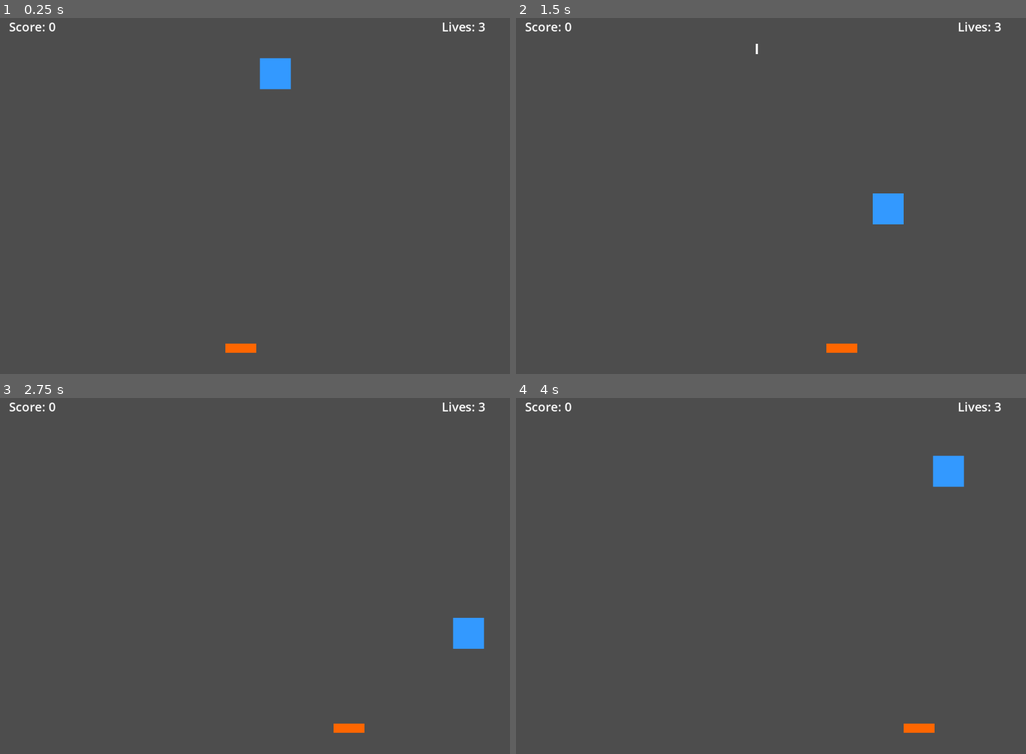
Above: before the commit, frames 1-4 (two rows, left to right).
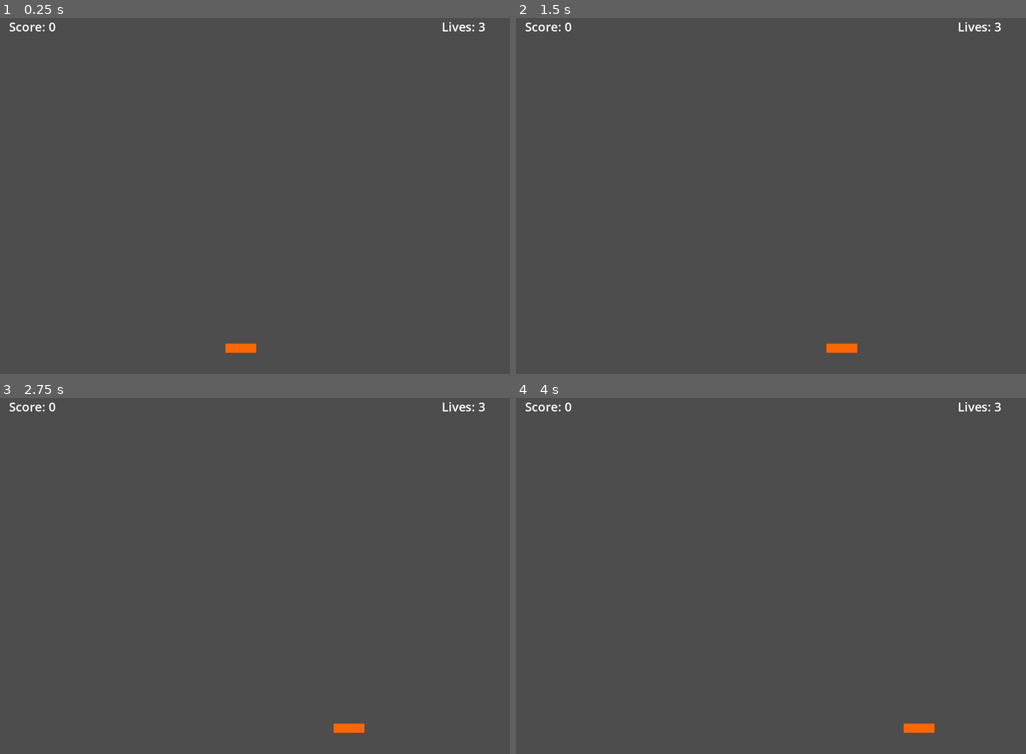
Above: after the commit, the same moments.

Repository: dimefsta/supabangbang
Game: Godot game, scene res://scenes/Main.tscn
The game is run twice, just before and just after one commit, with the same random seed, the same clock (stepped at 60 frames per second) and the same inputs. The project has no main scene, so this scene is started directly.
Inputs:
- Up to frame 1 (0.25 s): no input
- Up to frame 2 (1.5 s): tap Enter (ui_accept) at 0.5, 0.77, 0.8, 1.07, 1.35 s; hold Right (ui_right) 0.53-1.28 s; tap Space at 0.6 s; hold Left (ui_left) from 1.28 s (still down)
- Up to frame 3 (2.75 s): tap Enter (ui_accept) at 1.52, 1.82, 2.3 s; tap Space at 1.55, 2.1 s; release Left (ui_left) at 2.03 s; hold Right (ui_right) from 2.03 s (still down)
- Up to frame 4 (4 s): tap Space at 2.85 s; tap Enter (ui_accept) at 3.02, 3.32, 3.6, 3.77 s; release Right (ui_right) at 3.53 s; hold Left (ui_left) from 3.53 s (still down)

The runs differ from the first frame. In frame 1, 0.5% of the frame differs, in the area x 50-58%, y 11-21%; in frame 2, 0.5%; in frame 3, 0.5%; in frame 4, 0.5%.
Error after the commit: Parse Error: Static function "is_key_just_pressed()" not found in base "GDScriptNativeClass". (res://scripts/Main.gd:28)

Commit message:
Fix harpoon shooting, harpoon visual (thin line), balls as circles, input mapping

Diff:
--- a/godot/scenes/Ball.tscn
+++ b/godot/scenes/Ball.tscn
@@ -1,19 +1,6 @@
-[gd_scene load_steps=3 format=3 uid="uid://ball"]
+[gd_scene load_steps=2 format=3 uid="uid://ball"]
 
 [ext_resource type="Script" path="res://scripts/Ball.gd" id="1"]
 
-[sub_resource type="CircleShape2D" id="1"]
-radius = 30.0
-
-[node name="Ball" type="Area2D"]
+[node name="Ball" type="Node2D"]
 script = ExtResource("1")
-
-[node name="CollisionShape2D" type="CollisionShape2D" parent="."]
-shape = SubResource("1")
-
-[node name="Visual" type="ColorRect" parent="."]
-offset_left = -30.0
-offset_top = -30.0
-offset_right = 30.0
-offset_bottom = 30.0
-color = Color(0.2, 0.6, 1, 1)
--- a/godot/scenes/Harpoon.tscn
+++ b/godot/scenes/Harpoon.tscn
@@ -1,19 +1,6 @@
-[gd_scene load_steps=3 format=3 uid="uid://harpoon"]
+[gd_scene load_steps=2 format=3 uid="uid://harpoon"]
 
 [ext_resource type="Script" path="res://scripts/Harpoon.gd" id="1"]
 
-[sub_resource type="RectangleShape2D" id="1"]
-size = Vector2(4, 20)
-
-[node name="Harpoon" type="Area2D"]
+[node name="Harpoon" type="Node2D"]
 script = ExtResource("1")
-
-[node name="CollisionShape2D" type="CollisionShape2D" parent="."]
-shape = SubResource("1")
-
-[node name="Visual" type="ColorRect" parent="."]
-offset_left = -2.0
-offset_top = -10.0
-offset_right = 2.0
-offset_bottom = 10.0
-color = Color(1, 1, 1, 1)
--- a/godot/scripts/Ball.gd
+++ b/godot/scripts/Ball.gd
@@ -1,4 +1,6 @@
-extends Area2D
+extends Node2D
+
+# Ball drawn as a circle, bounces with gravity, splits when hit
 
 const SCREEN_W = 1000
 const SCREEN_H = 700
@@ -7,12 +9,8 @@
 var ball_velocity := Vector2(150, -150)
 var radius := 30.0
 
-func _ready():
-	_update_visual()
-
-func _physics_process(delta):
+func _process(delta):
 	ball_velocity.y += GRAVITY * delta
-
 	position += ball_velocity * delta
 
 	# Wall bounce
@@ -33,6 +31,12 @@
 		position.y = SCREEN_H - radius
 		ball_velocity.y = -abs(ball_velocity.y)
 
+	queue_redraw()
+
+func _draw():
+	# Draw circle — no squares!
+	draw_circle(Vector2.ZERO, radius, Color(0.2, 0.6, 1.0))
+
 func split():
 	var main = get_tree().get_root().get_node("Main")
 	if radius > 12:
@@ -43,19 +47,6 @@
 			new_ball.radius = new_r
 			new_ball.ball_velocity = Vector2(dir * abs(ball_velocity.x), -abs(ball_velocity.y))
 			main.get_node("Balls").add_child(new_ball)
-	# Score based on ball size (smaller = more points)
 	var points = int(100.0 / radius * 10)
 	main.add_score(points)
 	queue_free()
-
-func _update_visual():
-	var visual = get_node_or_null("Visual")
-	if visual:
-		visual.offset_left = -radius
-		visual.offset_top = -radius
-		visual.offset_right = radius
-		visual.offset_bottom = radius
-	# Update collision shape
-	var col = get_node_or_null("CollisionShape2D")
-	if col and col.shape:
-		col.shape.radius = radius
--- a/godot/scripts/Harpoon.gd
+++ b/godot/scripts/Harpoon.gd
@@ -1,19 +1,44 @@
-extends Area2D
+extends Node2D
+
+# Harpoon grows upward from player position, just like the JS version
+# It's drawn as a thin white vertical line
 
 const SPEED = 600.0
-
-func _physics_process(delta):
-	position.y -= SPEED * delta
-	if position.y < -20:
-		queue_free()
+var start_y := 0.0
+var tip_y := 0.0
+var width := 4.0
+var active := true
 
 func _ready():
-	# Connect to ball overlap
-	connect("area_entered", _on_area_entered)
+	start_y = position.y
+	tip_y = position.y
 
-func _on_area_entered(area):
-	if area is Area2D and area.has_method("split"):
-		area.split()
-		var main = get_tree().get_root().get_node("Main")
-		main.harpoon_active = false
-		queue_free()
+func _process(delta):
+	if not active:
+		return
+	tip_y -= SPEED * delta
+	queue_redraw()
+	if tip_y < 0:
+		_destroy()
+
+	# Check collision with balls manually
+	var balls_node = get_tree().get_root().get_node("Main/Balls")
+	for ball in balls_node.get_children():
+		# Harpoon tip hits ball
+		var tip = Vector2(position.x, tip_y)
+		if tip.distance_to(ball.position) < ball.radius:
+			ball.split()
+			_destroy()
+			return
+
+func _draw():
+	# Draw thin white vertical line from start_y up to tip_y (local coords)
+	var local_start = Vector2(0, start_y - position.y)
+	var local_tip = Vector2(0, tip_y - position.y)
+	draw_line(local_start, local_tip, Color(1, 1, 1), width)
+
+func _destroy():
+	active = false
+	var main = get_tree().get_root().get_node("Main")
+	main.harpoon_active = false
+	queue_free()
--- a/godot/scripts/Main.gd
+++ b/godot/scripts/Main.gd
@@ -24,8 +24,8 @@
 			_restart()
 		return
 
-	# Shoot harpoon with Space
-	if Input.is_action_just_pressed("ui_accept") and not harpoon_active:
+	# Shoot harpoon with Space bar
+	if Input.is_key_just_pressed(KEY_SPACE) and not harpoon_active:
 		_shoot_harpoon()
 
 	# Check player-ball collisions
@@ -35,7 +35,7 @@
 func _shoot_harpoon():
 	harpoon_active = true
 	var harpoon = load("res://scenes/Harpoon.tscn").instantiate()
-	harpoon.position = player.position
+	harpoon.position = Vector2(player.position.x, player.position.y)
 	harpoons_node.add_child(harpoon)
 
 func _check_player_ball_collision():
@@ -67,7 +67,6 @@
 	player.reset_position()
 	player.safe = false
 	player.modulate.a = 1.0
-	# Clear all balls and harpoons
 	for child in balls_node.get_children():
 		child.queue_free()
 	for child in harpoons_node.get_children():
@@ -84,14 +83,11 @@
 
 func add_score(points: int):
 	score += points
-
-	# Check win condition
 	if balls_node.get_child_count() == 0:
 		await get_tree().create_timer(0.3).timeout
 		_next_level()
 
 func _next_level():
-	# Spawn two balls for next level (harder)
 	for i in 2:
 		var ball = load("res://scenes/Ball.tscn").instantiate()
 		ball.position = Vector2(250 + i * 500, 100)
--- a/godot/scripts/Player.gd
+++ b/godot/scripts/Player.gd
@@ -8,7 +8,6 @@
 var safe_timer := 0.0
 
 func _physics_process(delta):
-	# Blink when safe (invincible after hit)
 	if safe:
 		safe_timer -= delta
 		modulate.a = 0.5
